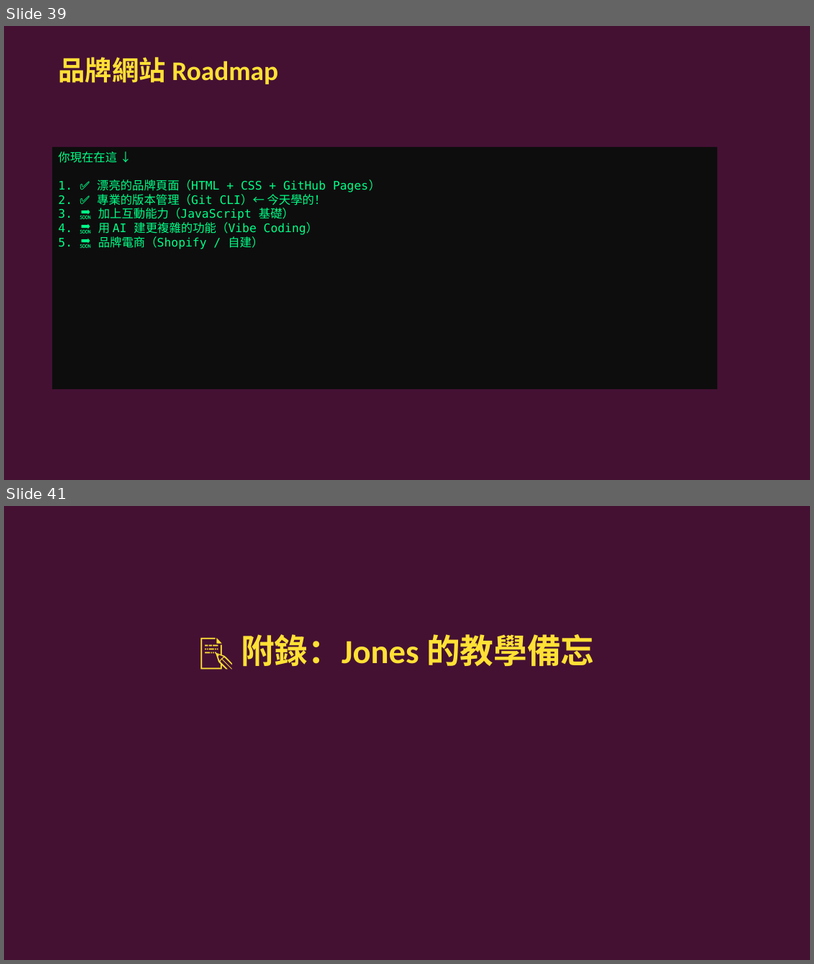
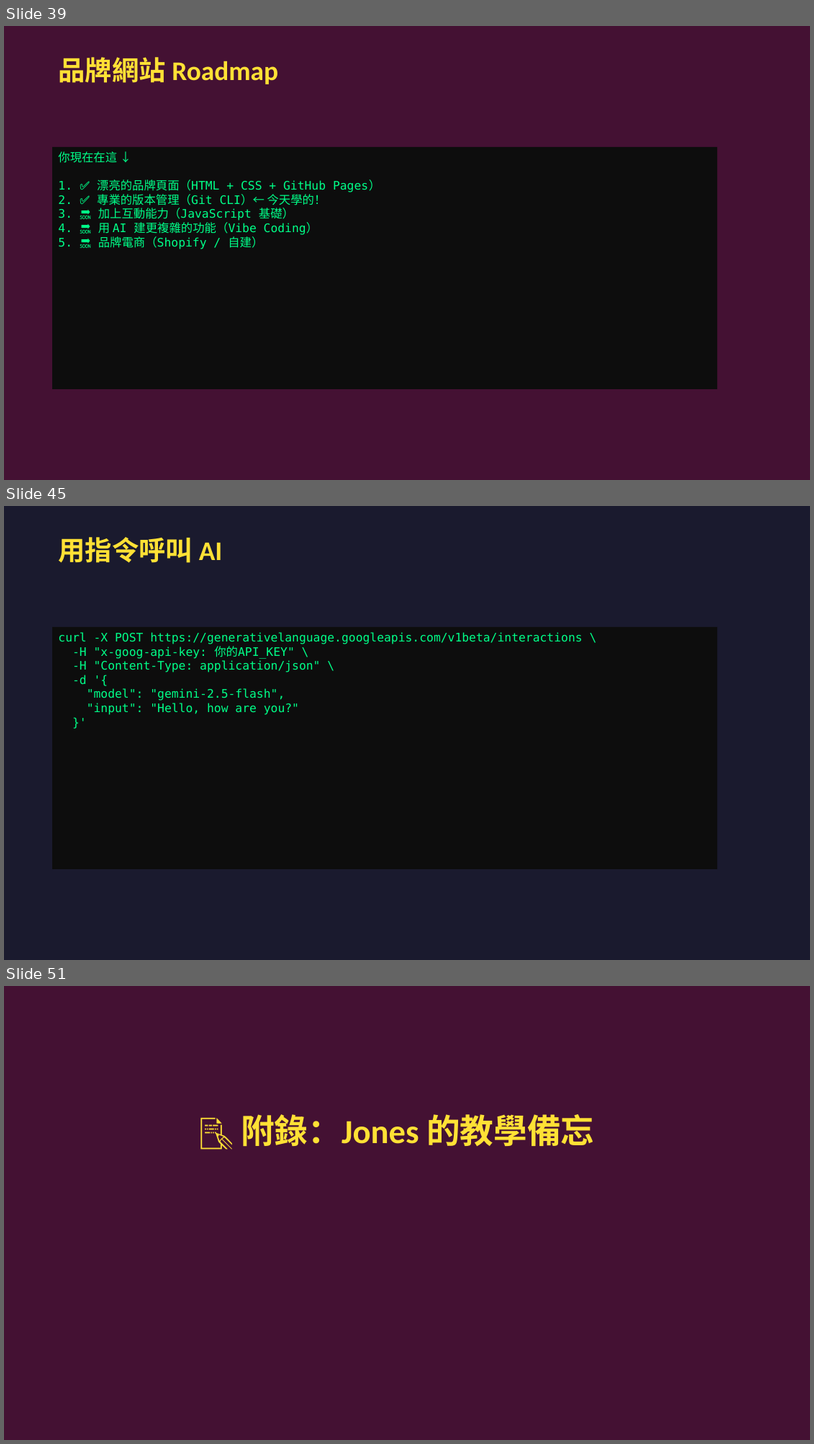
Before and after one commit to jonesandjay123/VibeCoding_Workshop, a slide deck: session2/slides/Session2_VibeCoding.pptx. Shown one above the other, each under a label of ours: slides 39 and 41 before the commit, slides 39, 45 and 51 after it; the slides between them are not shown. The pictures are 814x964 and 814x1444 pixels, drawn with LibreOffice and Linux fonts; fonts in the diff are those of the drawing. Boxes give left, top, right and bottom in pixels: in the first picture for what was removed or moved away, otherwise in the second. Text is boxed around its words. In the diff, an @@ line names an element or a change of style, - is before the commit and + after.

```diff
--- a/session2/slides/Session2_VibeCoding.pptx
+++ b/session2/slides/Session2_VibeCoding.pptx
@@ slide 45 added at box(4, 506, 810, 960), background #1A1A2E @@
@@ text added at box(58, 537, 223, 563), 32 pt, text #FFE135, bold @@
+用指令呼叫 AI
@@ rectangle added at box(52, 627, 718, 869), fill #0D0D0D, 14 pt, text #00FF88 @@
+curl -X POST https://generativelanguage.googleapis.com/v1beta/interactions \
+-H "x-goog-api-key: 你的API_KEY" \
+-H "Content-Type: application/json" \
+-d '{
+"model": "gemini-2.5-flash",
+"input": "Hello, how are you?"
+}'
@@ what was slide 41 is now slide 51 @@
```
Also in this commit, not shown: 9 other slides added, 3 other files.
